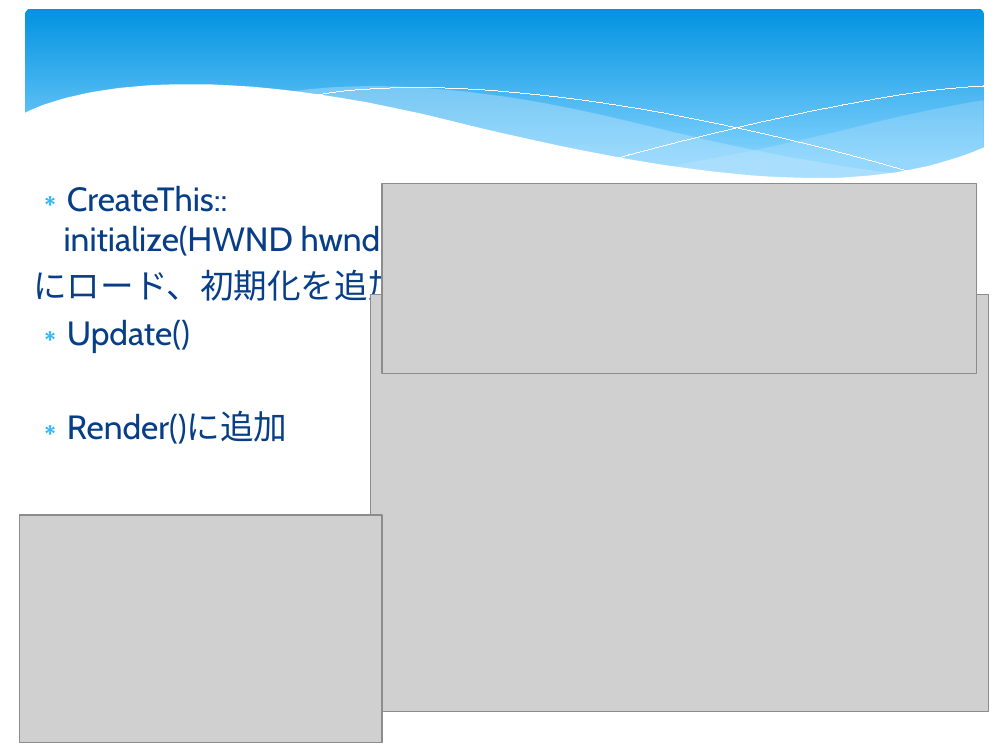
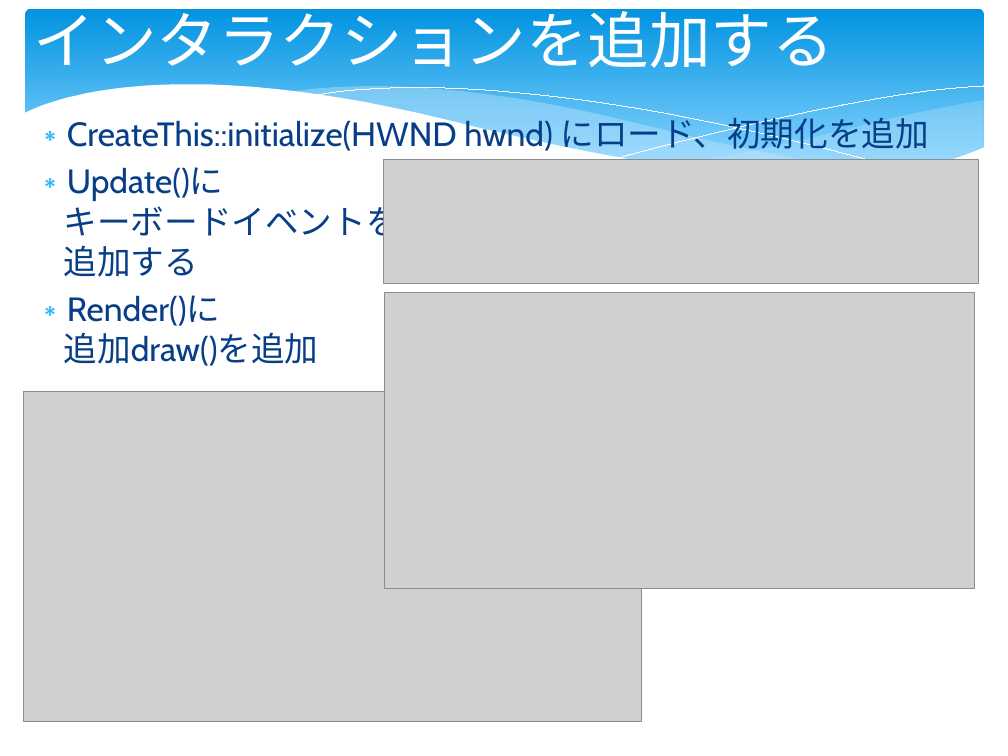
Before and after one commit to kaitas/ShiraiLabOpen, a slide deck: slide 19 of GamePro/GameEngine/GamePro20150628.pptx (slide 18 before the commit). Drawn at 1008x756 pixels with LibreOffice and Linux fonts; fonts in the diff are those of the drawing; grey boxes stand for pictures; background and template pictures are left out. Boxes give left, top, right and bottom in pixels: in the first picture for what was removed or moved away, otherwise in the second. Text is boxed around its words. In the diff, an @@ line names an element or a change of style, - is before the commit and + after.

```diff
--- a/GamePro/GameEngine/GamePro20150628.pptx
+++ b/GamePro/GameEngine/GamePro20150628.pptx
@@ title added at (x1=33, y1=0, x2=834, y2=68), 44 pt, text #FFFFFF @@
+インタラクションを追加する
@@ text at (x1=64, y1=112, x2=929, y2=366): text changed @@
-∗ CreateThis::
-  initialize(HWND hwnd)
-にロード、初期化を追加
-∗ Update()
-∗ Render()に追加
+∗ CreateThis::initialize(HWND hwnd) にロード、初期化を追加
+∗ Update()に
+  キーボードイベントを
+  追加する
+∗ Render()に
+  追加draw()を追加
@@ picture resized from (x1=382, y1=183, x2=977, y2=374) to (x1=384, y1=159, x2=979, y2=284) @@
@@ picture resized from (x1=20, y1=515, x2=382, y2=742) to (x1=384, y1=292, x2=975, y2=589) @@
@@ picture resized from (x1=370, y1=294, x2=988, y2=712) to (x1=23, y1=392, x2=641, y2=722) @@
```
Also in this commit, not shown: 6 other slides changed, 2 slides added, 1 slide removed, 1 other file.
